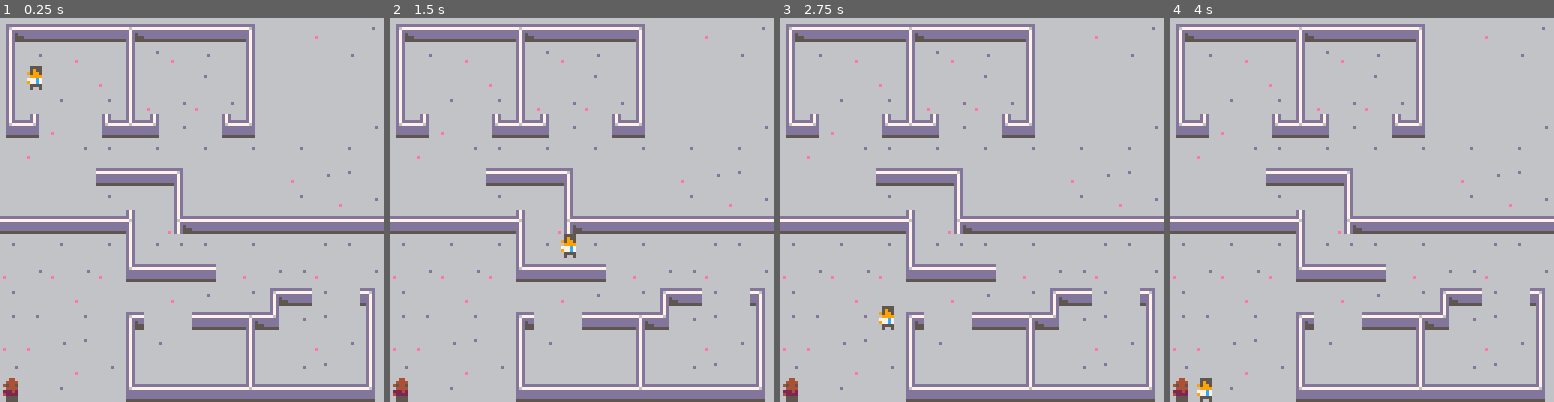
Above: before the commit, frames 1-4 (left to right).
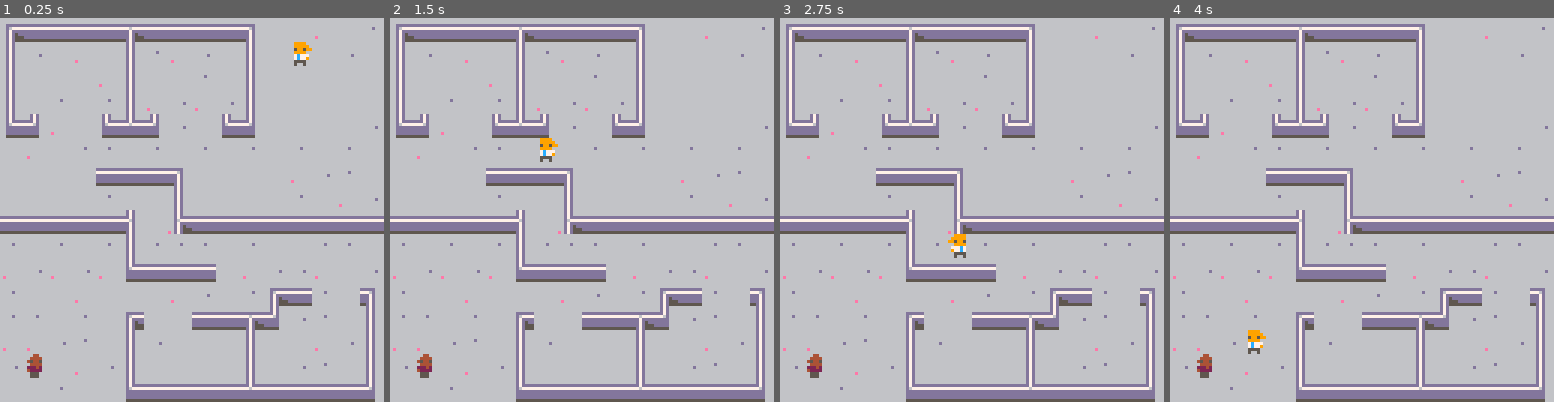
Above: after the commit, the same moments.

Repository: BordenJardine/dwarf-office
Game: PICO-8 cartridge dorfoff.p8
Two runs of this game, one before a commit and one after it. Both use one fixed random seed, a clock stepped at 60 frames per second and the inputs below.
Inputs:
- Up to frame 1 (0.25 s): no input
- Up to frame 2 (1.5 s): no input
- Up to frame 3 (2.75 s): no input
- Up to frame 4 (4 s): no input

The runs differ from the first frame. In frame 1, 0.8% of the frame differs, in the area x 0-82%, y 6-100%; in frame 2, 0.8%; in frame 3, 0.8%; in frame 4, 0.8%.

Commit message:
flipmode

Diff:
--- a/dorfoff.p8
+++ b/dorfoff.p8
@@ -10,17 +10,18 @@
 
 -- game state
 actors = {} -- workers and stuff
+graph = {} -- graph for navigating around the play area
 
 function _init()
+	graph = generate_graph()
 	a1 = worker.create({
-		tile = 17
+		tile = random_spot()
 	})
 	a2 = worker.create({
-		tile = 240
+		tile = random_spot()
 	})
 	add(actors, a1)
 	add(actors, a2)
-	graph = generate_graph()
 	a1:set_path(path(a1.tile, a2.tile))
 end
 
@@ -118,7 +119,6 @@
 -->8
 -- map stuff
 
-graph = {}
 min_graph_index = 0
 max_graph_index = 16*16
 min_x = 0
@@ -266,6 +266,15 @@
 	end
 end
 
+function random_spot()
+	while true do
+		local i = flr(rnd(max_graph_index))
+		if graph[i] and graph[i].passible then
+			return i
+		end
+	end
+end
+
 -->8
 -- worker 'class'
 
@@ -275,26 +284,25 @@
 
 default_step_time = 4
 
-heads = { 0,1,2,3 }
+heads = { 0,1,2,3,4 }
 
 bodies = { 16, 17 }
 
 skins = {
-	4,
-	4,
+	4, 4,
 	9,
 	12,
 	14,
-	15,
-	15
+	15, 15
 }
 
 hairs = {
-	5,
+	5, 5, 5,
 	4,
+	7, 7,
+	9,
+	10,
 	14,
-	7,
-	10
 }
 
 shirts = {
@@ -324,6 +332,7 @@
 	task = idle,
 	path = {},
 	path_index = 0,
+	flip_facing = false,
 	step_timer = default_step_time,
 	max_step_time = default_step_time
 }
@@ -351,8 +360,8 @@
 	pal(10, self.hair)
 	pal(14, self.shirt)
 	pal(12, self.tie)
-	spr(self.body, x, y)
-	spr(self.head, x, y)
+	spr(self.body, x, y, 1, 1, self.flip_facing)
+	spr(self.head, x, y, 1, 1, self.flip_facing)
 	pal()
 end
 
@@ -402,8 +411,16 @@
 end
 
 function worker:move()
+	local currentx = graph[self.tile].pos.x
 	if (self.step_timer != 0 or self.task != walking) return
 	self.tile = popend(self.path)
+	local newx = graph[self.tile].pos.x
+	if (newx == currentx) return
+	if newx < currentx then
+		self.flip_facing = true
+	else
+		self.flip_facing = false
+	end
 end
 -->8
 -- tests
@@ -453,10 +470,10 @@
 --]]
 
 __gfx__
-00aaaa0000aaaa0000aaaa00000bb000000000000000000000000000000000000000000000000000000000000000000000000000000000000000000000000000
-00abaa000aabaa0000abbb0000bbbb00000000000000000000000000000000000000000000000000000000000000000000000000000000000000000000000000
-0b5bb5000b5bb5000b5bb5000b5bb500000000000000000000000000000000000000000000000000000000000000000000000000000000000000000000000000
-00bbbb00aabbbb0000bbbb0000bbbb00000000000000000000000000000000000000000000000000000000000000000000000000000000000000000000028000
+00aaaa0000aaaa0000aaaa00000bb00000aaaa000000000000000000000000000000000000000000000000000000000000000000000000000000000000000000
+00abaa000aabaa0000abbb0000bbbb000abbbb000000000000000000000000000000000000000000000000000000000000000000000000000000000000000000
+0b5bb5000b5bb5000b5bb5000b5bb500ab5bb5000000000000000000000000000000000000000000000000000000000000000000000000000000000000000000
+00bbbb00aabbbb0000bbbb0000bbbb0000bbbb000000000000000000000000000000000000000000000000000000000000000000000000000000000000028000
 0000000000000000000000000000000000000000000000000000000000000000000000000000000000000000000000000000000000000000000000000008e000
 00000000000000000000000000000000000000000000000000000000000000000000000000000000000000000000000000000000000000000000000000000000
 00000000000000000000000000000000000000000000000000000000000000000000000000000000000000000000000000000000000000000000000000000000
@@ -467,8 +484,8 @@
 00000000000000000000000000000000000000000000000000000000000000000000000000000000000000000000000000000000000000000000000000000000
 0eeebe000eeece000000000000000000000000000000000000000000000000000000000000000000000000000000000000000000000000000000000000000000
 0beeee000beece000000000000000000000000000000000000000000000000000000000000000000000000000000000000000000000000000000000000000000
-00555500005555000000000000000000000000000000000000000000000000000000000000000000000000000000000000000000000000000000000000000000
-00555500005005000000000000000000000000000000000000000000000000000000000000000000000000000000000000000000000000000000000000000000
+00555000005555000000000000000000000000000000000000000000000000000000000000000000000000000000000000000000000000000000000000000000
+00555000005005000000000000000000000000000000000000000000000000000000000000000000000000000000000000000000000000000000000000000000
 00000000000000000000000000000000000000000000000000000000000000000000000000000000000000000000000000000000000000000000000000000000
 00000000000000000000000000000000000000000000000000000000000000000000000000000000000000000000000000000000000000000000000000000000
 00000000000000000000000000000000000000000000000000000000000000000000000000000000000000000000000000000000000000000000000000000000
